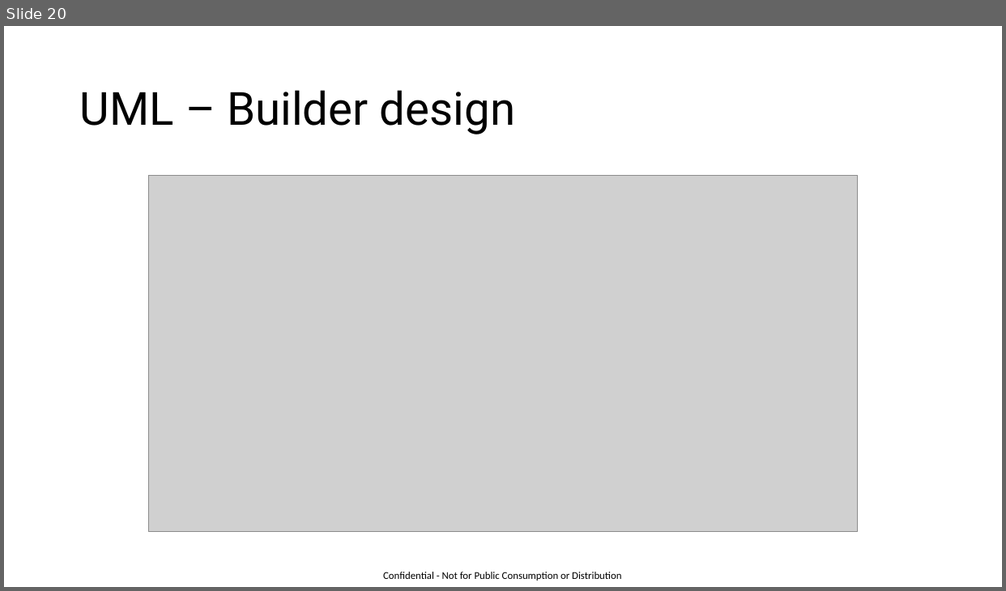
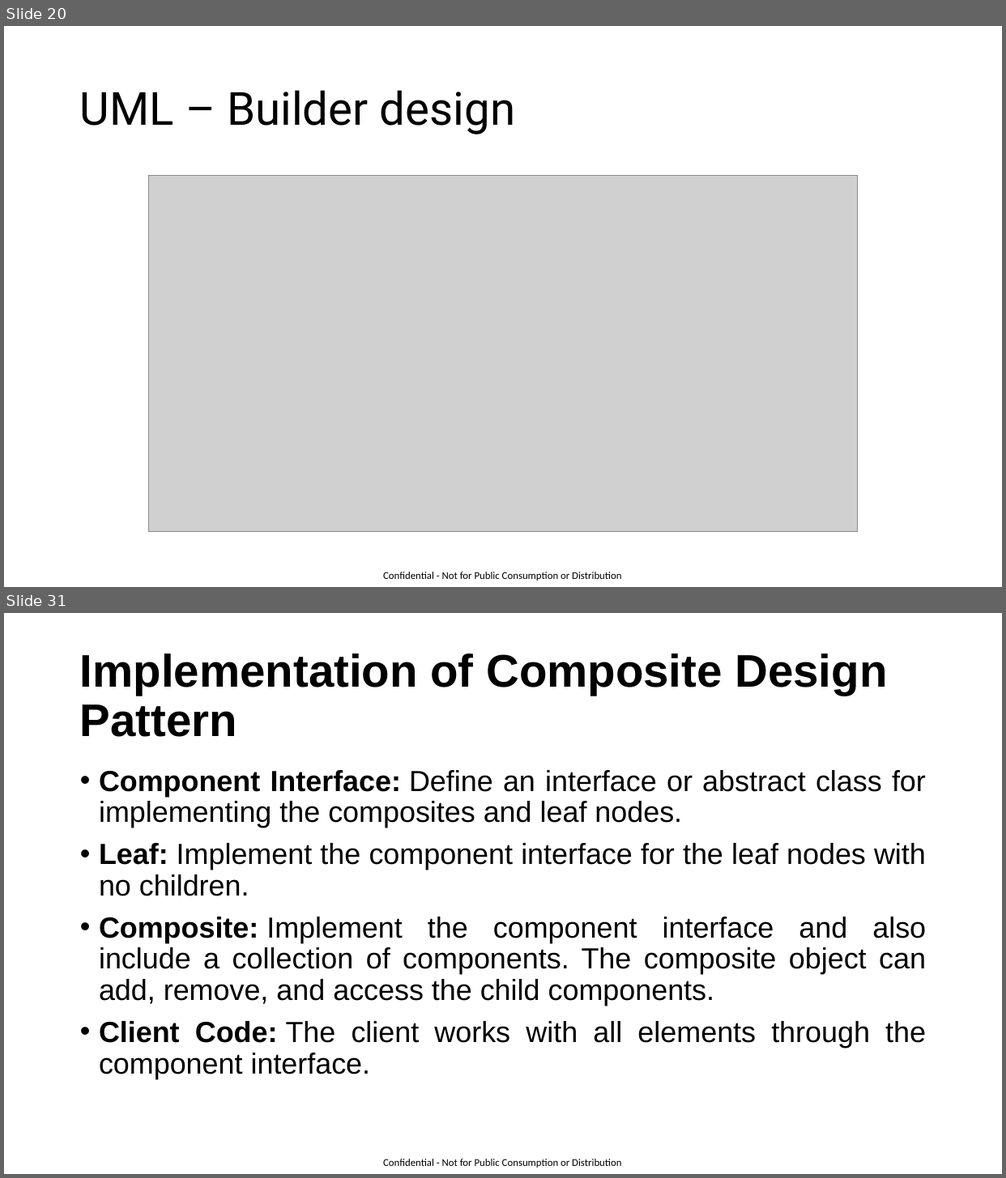
Before and after one commit to GaneshIT/CaseStudyFiles, a slide deck: Design Patterns.pptx. Shown one above the other, each under a label of ours: slide 20 before the commit, slides 20 and 31 after it; the slides between them are not shown. The pictures are 1006x591 and 1006x1178 pixels, drawn with LibreOffice and Linux fonts; fonts in the diff are those of the drawing; grey boxes stand for pictures. Boxes give left, top, right and bottom in pixels: in the first picture for what was removed or moved away, otherwise in the second. Text is boxed around its words. In the diff, an @@ line names an element or a change of style, - is before the commit and + after.

```diff
--- a/Design Patterns.pptx
+++ b/Design Patterns.pptx
@@ slide 31 added at (4, 613, 1002, 1174), background #FFFFFF; not listed: 1 template element that a slide beside it also shows @@
@@ title added at (80, 653, 887, 737), 44 pt, text #000000, bold @@
+Implementation of Composite Design Pattern
@@ text added at (99, 770, 926, 1080), 28 pt, text #000000 @@
+• Component Interface: Define an interface or abstract class for implementing the composites and leaf nodes.
+• Leaf: Implement the component interface for the leaf nodes with no children.
+• Composite: Implement the component interface and also include a collection of components. The composite object can add, remove, and access the child components.
+• Client Code: The client works with all elements through the component interface.
```
Also in this commit, not shown: 10 other slides added, 3 other files.
